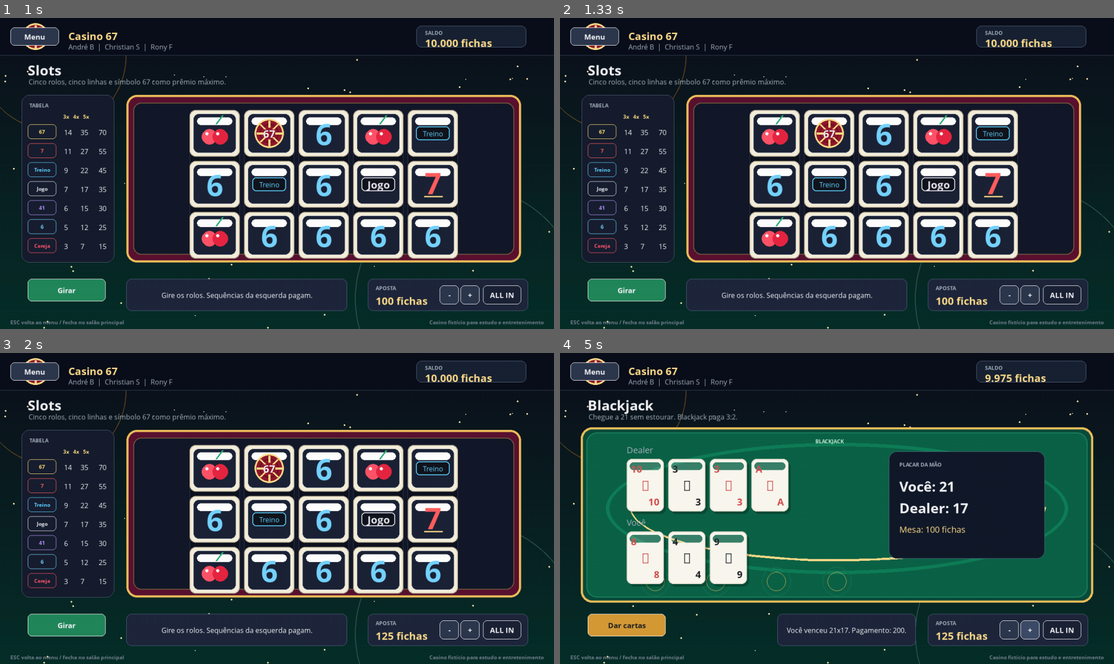
Above: before the commit, frames 1-4 (two rows, left to right).
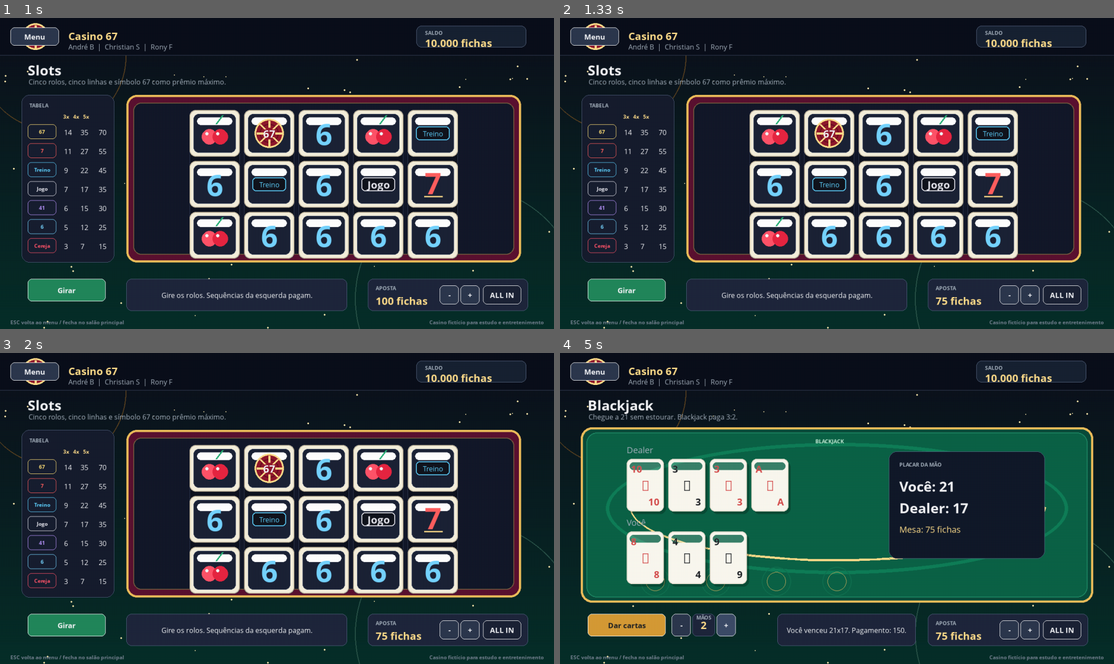
Above: after the commit, the same moments.

Repository: AndreBisker/Projeto-Pygame-Design-de-Software
Game: pygame game, started from main.py
Same seed, same stepped clock (60 frames per second), same inputs: the game is played once before the commit and once after it.
Inputs (mouse positions are in pixels of both pictures, inside the frame that each line leads up to):
- Up to frame 1 (1 s): click "Sou maior de 18 anos" at 0.38 s; click "Jogar" at 0.72 s
- Up to frame 2 (1.33 s): press the mouse at (1008, 294) at 1.03 s; move the mouse to (881, 201) at 1.13 s; release the mouse at (759, 108) at 1.27 s
- Up to frame 3 (2 s): click "+" at 1.38 s; press the mouse at (448, 629) at 1.7 s; move the mouse to (360, 589) at 1.8 s; release the mouse at (271, 552) at 1.93 s
- Up to frame 4 (5 s): click "Girar" at 2.05 s; click "67" at 2.38 s; click "Jogar" at 2.72 s; press the mouse at (1008, 629) at 3.03 s; move the mouse to (870, 595) at 3.13 s; release the mouse at (731, 564) at 3.27 s; click "Dar cartas" at 3.38 s; click "Carta" at 3.72 s; press the mouse at (593, 371) at 4.03 s; move the mouse to (742, 436) at 4.13 s; release the mouse at (892, 505) at 4.27 s; click "+" at 4.88 s

Frame 1 is identical in both runs. In frame 2, 0.1% of the frame differs, in the area x 67-78%, y 89-93%; in frame 3, 0.1%; in frame 4, 1.2%, in the area x 20-89%, y 6-93%.

Commit message:
melhorado

Diff:
--- a/main.py
+++ b/main.py
@@ -334,6 +334,12 @@
     def __init__(self, app):
         super().__init__(app)
         self.bet = 100
+        self.bet_hold_delta = 0
+        self.bet_hold_wait = 0.0
+        self.bet_hold_tick = 0.0
+        self.bet_hold_repeats = 0
+        self.bet_minus_rect = pygame.Rect(0, 0, 0, 0)
+        self.bet_plus_rect = pygame.Rect(0, 0, 0, 0)
 
     def can_change_bet(self):
         return True
@@ -341,7 +347,9 @@
     def change_bet(self, amount):
         if not self.can_change_bet():
             return
-        self.bet = clamp(self.bet + amount, self.min_bet, min(self.max_bet, max(self.min_bet, self.app.balance)))
+        balance_cap = max(self.min_bet, self.app.balance)
+        high = balance_cap if self.bet > self.max_bet else min(self.max_bet, balance_cap)
+        self.bet = clamp(self.bet + amount, self.min_bet, high)
 
     def draw_bet_box(self, surface, x, y, w=370):
         rect = pygame.Rect(x, y, w, 74)
@@ -351,13 +359,57 @@
 
     def add_bet_buttons(self, x, y):
         enabled = self.can_change_bet()
+        self.bet_minus_rect = pygame.Rect(x + 166, y + 15, 44, 44)
+        self.bet_plus_rect = pygame.Rect(x + 214, y + 15, 44, 44)
         self.buttons.extend(
             [
-                Button(pygame.Rect(x + 166, y + 15, 44, 44), "-", lambda: self.change_bet(-25), "secondary", enabled),
-                Button(pygame.Rect(x + 214, y + 15, 44, 44), "+", lambda: self.change_bet(25), "secondary", enabled),
+                Button(self.bet_minus_rect, "-", lambda: self.change_bet(-25), "secondary", enabled),
+                Button(self.bet_plus_rect, "+", lambda: self.change_bet(25), "secondary", enabled),
                 Button(pygame.Rect(x + 266, y + 15, 88, 44), "ALL IN", self.all_in_bet, "ghost", enabled),
             ]
         )
+
+    def start_bet_hold(self, delta):
+        self.change_bet(delta)
+        self.bet_hold_delta = delta
+        self.bet_hold_wait = 0.32
+        self.bet_hold_tick = 0.0
+        self.bet_hold_repeats = 0
+
+    def stop_bet_hold(self):
+        self.bet_hold_delta = 0
+        self.bet_hold_wait = 0.0
+        self.bet_hold_tick = 0.0
+        self.bet_hold_repeats = 0
+
+    def update_bet_hold(self, dt):
+        if not self.bet_hold_delta:
+            return
+        if not pygame.mouse.get_pressed()[0] or not self.can_change_bet():
+            self.stop_bet_hold()
+            return
+        if self.bet_hold_wait > 0:
+            self.bet_hold_wait -= dt
+            return
+        self.bet_hold_tick += dt
+        interval = max(0.045, 0.11 - self.bet_hold_repeats * 0.004)
+        while self.bet_hold_tick >= interval:
+            self.change_bet(self.bet_hold_delta)
+            self.bet_hold_tick -= interval
+            self.bet_hold_repeats += 1
+
+    def handle_event(self, event):
+        if event.type == pygame.MOUSEBUTTONDOWN and event.button == 1 and self.can_change_bet():
+            if self.bet_minus_rect.collidepoint(event.pos):
+                self.start_bet_hold(-25)
+                return True
+            if self.bet_plus_rect.collidepoint(event.pos):
+                self.start_bet_hold(25)
+                return True
+        if event.type == pygame.MOUSEBUTTONUP and event.button == 1 and self.bet_hold_delta:
+            self.stop_bet_hold()
+            return True
+        return super().handle_event(event)
 
     def maximize_bet(self):
         self.all_in_bet()
@@ -562,6 +614,7 @@
         self.hand_stakes = []
         self.active_hand = 0
         self.hand_status = []
+        self.hand_count = 1
         self.card_anim = 0.0
         self.card_anim_owner = None
 
@@ -581,7 +634,10 @@
         self.buttons = [Button(pygame.Rect(24, 22, 112, 42), "Menu", lambda: self.app.set_scene("menu"), "secondary")]
         self.add_bet_buttons(850, 604)
         if self.phase in ("ready", "result"):
-            self.buttons.append(Button(pygame.Rect(64, 604, 180, 52), "Dar cartas", self.start_hand, "primary", self.app.balance >= self.bet))
+            total_cost = self.bet * self.hand_count
+            self.buttons.append(Button(pygame.Rect(64, 604, 180, 52), "Dar cartas", self.start_hand, "primary", self.app.balance >= total_cost))
+            self.buttons.append(Button(pygame.Rect(258, 604, 44, 52), "-", lambda: self.change_hand_count(-1), "secondary", self.hand_count > 1))
+            self.buttons.append(Button(pygame.Rect(362, 604, 44, 52), "+", lambda: self.change_hand_count(1), "secondary", self.hand_count < 5))
         if self.phase == "player":
             self.buttons.extend(
                 [
@@ -604,6 +660,11 @@
                 ]
             )
 
+    def change_hand_count(self, amount):
+        if self.phase not in ("ready", "result"):
+            return
+        self.hand_count = clamp(self.hand_count + amount, 1, 5)
+
     def make_deck(self):
         self.deck = [(rank, suit) for suit in self.suits for rank in self.ranks]
         random.shuffle(self.deck)
@@ -644,40 +705,66 @@
     def sync_player_alias(self):
         self.player = self.current_hand() if self.player_hands else []
 
+    def move_to_next_playable_hand(self):
+        for index in range(self.active_hand, len(self.player_hands)):
+            if self.hand_status[index] != "blackjack_pago":
+                self.active_hand = index
+                self.sync_player_alias()
+                return True
+        return False
+
     def start_hand(self):
-        if self.app.balance < self.bet:
-            self.message = "Saldo insuficiente para esta aposta."
-            return
-        self.app.balance -= self.bet
-        self.stake = self.bet
+        total_cost = self.bet * self.hand_count
+        if self.app.balance < total_cost:
+            self.message = f"Saldo insuficiente para {self.hand_count} mão(s)."
+            return
+        self.app.balance -= total_cost
+        self.stake = total_cost
         self.make_deck()
-        self.player = [self.draw_card_from_deck(), self.draw_card_from_deck()]
+        self.player_hands = []
+        for _ in range(self.hand_count):
+            self.player_hands.append([self.draw_card_from_deck(), self.draw_card_from_deck()])
+        self.player = self.player_hands[0]
         self.dealer = [self.draw_card_from_deck(), self.draw_card_from_deck()]
-        self.player_hands = [self.player]
-        self.hand_stakes = [self.stake]
+        self.hand_stakes = [self.bet for _ in range(self.hand_count)]
         self.active_hand = 0
-        self.hand_status = [""]
+        self.hand_status = ["" for _ in range(self.hand_count)]
         self.phase = "player"
         self.card_anim = 0.45
         self.card_anim_owner = "player"
-        self.message = "Sua vez: peça carta, pare, dobre ou faça split se possível."
+        self.message = f"Jogue a mão 1 de {self.hand_count}: peça carta, pare ou dobre."
         self.resolve_naturals()
 
     def resolve_naturals(self):
-        player_bj = self.hand_value(self.player) == 21 and len(self.player) == 2
+        player_bjs = [i for i, hand in enumerate(self.player_hands) if self.hand_value(hand) == 21 and len(hand) == 2]
         dealer_bj = self.hand_value(self.dealer) == 21 and len(self.dealer) == 2
-        if player_bj and dealer_bj:
-            self.app.balance += self.stake
-            self.message = "Dois blackjacks. Empate, aposta devolvida."
+        if dealer_bj:
+            total_return = 0
+            summaries = []
+            for index, hand in enumerate(self.player_hands):
+                if index in player_bjs:
+                    total_return += self.hand_stakes[index]
+                    summaries.append("Você empatou com blackjack")
+                else:
+                    summaries.append("Você perdeu contra blackjack")
+            if total_return:
+                self.app.balance += total_return
+            self.message = f"{'; '.join(summaries)}. Retorno: {br_money(total_return)}."
             self.phase = "result"
-        elif player_bj:
-            payout = int(self.stake * 2.5)
-            self.app.balance += payout
-            self.message = f"Blackjack! Você recebeu {br_money(payout)} fichas."
-            self.phase = "result"
-        elif dealer_bj:
-            self.message = "Dealer abriu blackjack. Aposta perdida."
-            self.phase = "result"
+            return
+        if player_bjs:
+            total_payout = 0
+            for index in player_bjs:
+                payout = int(self.hand_stakes[index] * 2.5)
+                total_payout += payout
+                self.hand_status[index] = "blackjack_pago"
+            self.app.balance += total_payout
+            if not self.move_to_next_playable_hand():
+                self.message = f"Blackjack! Pagamento total: {br_money(total_payout)} fichas."
+                self.phase = "result"
+            else:
+                value = self.hand_value(self.current_hand())
+                self.message = f"Blackjack pago. Agora jogue a mão {self.active_hand + 1}, valendo {value}."
 
     def hand_value(self, hand):
         total = 0
@@ -720,8 +807,11 @@
         self.advance_hand()
 
     def advance_hand(self):
-        if self.active_hand + 1 < len(self.player_hands):
-            self.active_hand += 1
+        next_hand = self.active_hand + 1
+        while next_hand < len(self.player_hands) and self.hand_status[next_hand] == "blackjack_pago":
+            next_hand += 1
+        if next_hand < len(self.player_hands):
+            self.active_hand = next_hand
             self.sync_player_alias()
             value = self.hand_value(self.current_hand())
             self.message = f"Agora jogue a mão {self.active_hand + 1}, valendo {value}."
@@ -738,6 +828,9 @@
         summaries = []
         total_payout = 0
         for index, hand in enumerate(self.player_hands):
+            if self.hand_status[index] == "blackjack_pago":
+                summaries.append("Você fez blackjack")
+                continue
             player_value = self.hand_value(hand)
             stake = self.hand_stakes[index]
             if player_value > 21:
@@ -848,10 +941,12 @@
         self.draw_hand(surface, "Dealer", self.dealer, 154, 244, dealer_hidden)
         hands = self.player_hands if self.player_hands else ([self.player] if self.player else [])
         if len(hands) > 1:
+            hand_gap = 220 if len(hands) <= 3 else 126
+            card_spacing = 64 if len(hands) <= 3 else 46
             for index, hand in enumerate(hands):
-                x = 154 + index * 300
+                x = 126 + index * hand_gap
                 title = f"Mão {index + 1} ({self.hand_value(hand)})"
-                self.draw_hand(surface, title, hand, x, 412, False, self.phase == "player" and index == self.active_hand, 72)
+                self.draw_hand(surface, title, hand, x, 412, False, self.phase == "player" and index == self.active_hand, card_spacing)
         else:
             self.draw_hand(surface, "Você", self.player, 154, 412, False)
         player_value = self.hand_value(self.current_hand()) if hands else 0
@@ -866,6 +961,11 @@
         msg_rect = pygame.Rect(502, 604, 320, 74)
         rounded_rect(surface, msg_rect, PANEL_2, 12, 1, (82, 96, 126))
         draw_centered_wrapped(surface, self.message, self.app.fonts["small"], WHITE, msg_rect)
+        if self.phase in ("ready", "result"):
+            hands_rect = pygame.Rect(306, 604, 52, 52)
+            rounded_rect(surface, hands_rect, PANEL_2, 10, 1, (82, 96, 126))
+            draw_text(surface, "MÃOS", self.app.fonts["tiny"], MUTED, (hands_rect.centerx, hands_rect.y + 8), "center")
+            draw_text(surface, str(self.hand_count), self.app.fonts["h3"], GOLD_2, (hands_rect.centerx, hands_rect.y + 25), "center")
         self.draw_bet_box(surface, 850, 604)
 
 
@@ -2526,6 +2626,8 @@
             if not self.running:
                 break
             self.scene.update(dt)
+            if hasattr(self.scene, "update_bet_hold"):
+                self.scene.update_bet_hold(dt)
             self.scene.build_ui()
             self.draw_background()
             self.draw_top_bar()
